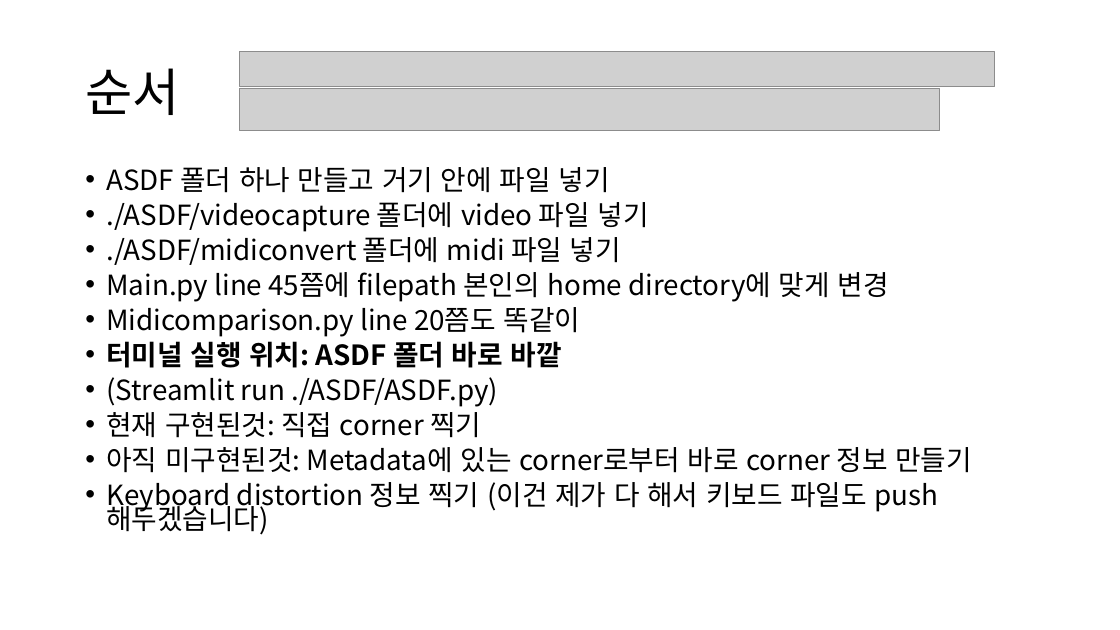
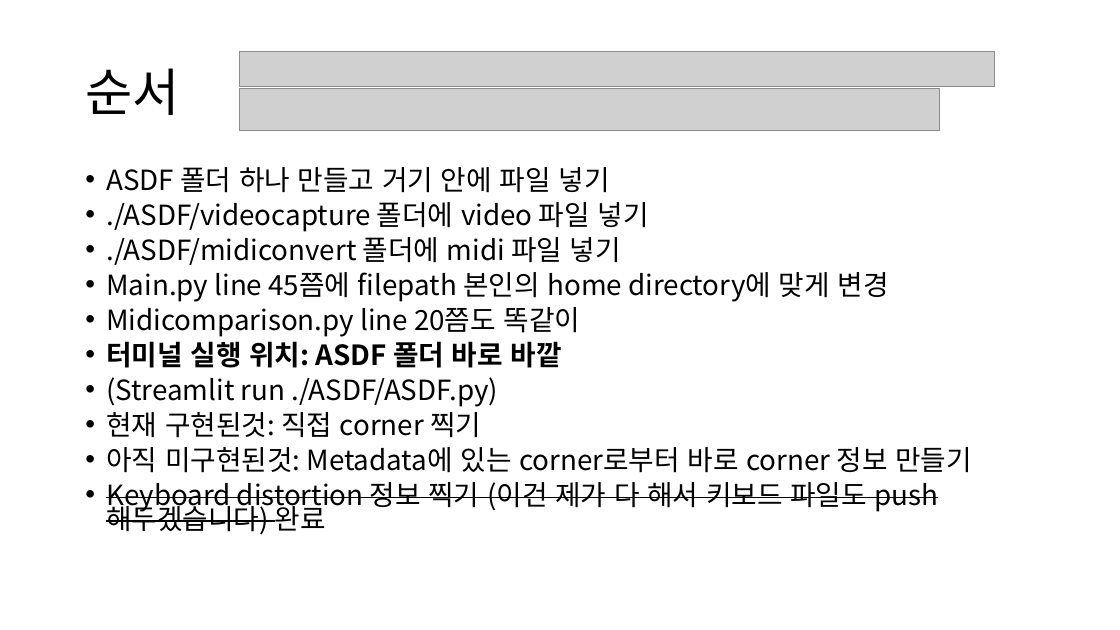
Before and after one commit to yonghyunk1m/PianoVAM-Code, a slide deck: slide 3 of Fingering detection code tutorial.pptx. Drawn at 1120x630 pixels with LibreOffice and Linux fonts; fonts in the diff are those of the drawing; grey boxes stand for pictures. Boxes give left, top, right and bottom in pixels: in the first picture for what was removed or moved away, otherwise in the second. Text is boxed around its words. In the diff, an @@ line names an element or a change of style, - is before the commit and + after.

```diff
--- a/Fingering detection code tutorial.pptx
+++ b/Fingering detection code tutorial.pptx
@@ text at [106, 482, 867, 531]: text changed @@
-• Keyboard distortion 정보 찍기 (이건 제가 다 해서 키보드 파일도 push해두겠습니다)
+• Keyboard distortion 정보 찍기 (이건 제가 다 해서 키보드 파일도 push해두겠습니다) 완료
```
Also in this commit, not shown: 2 other slides changed.
